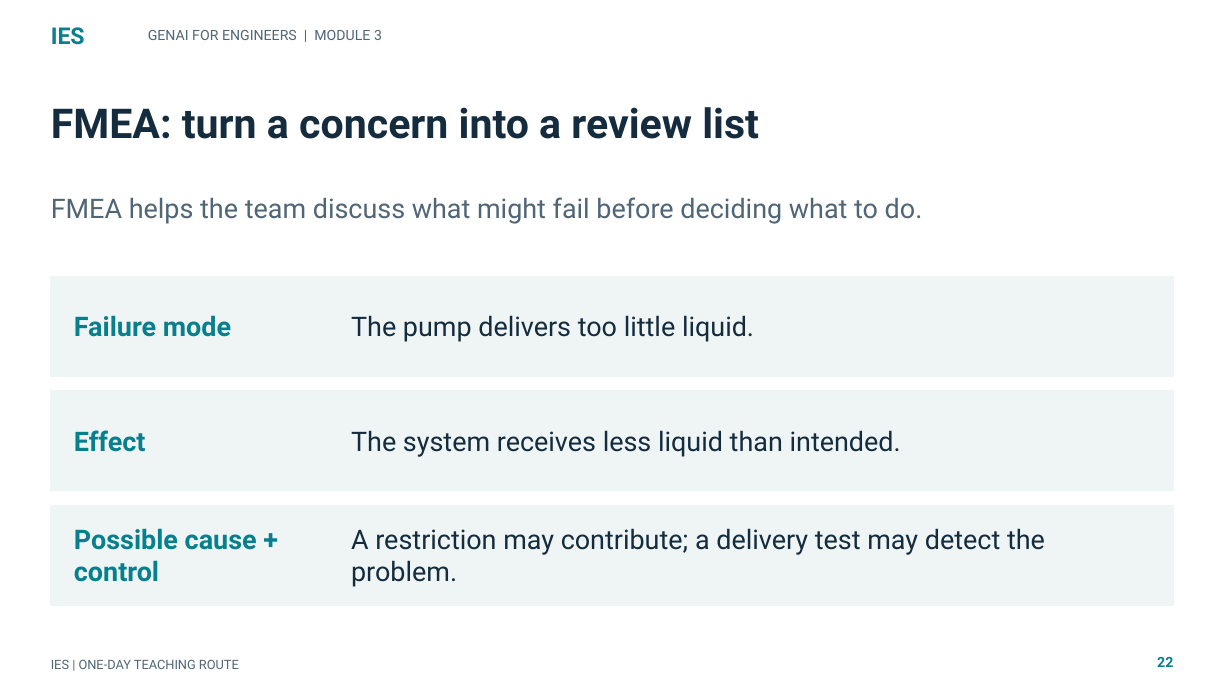
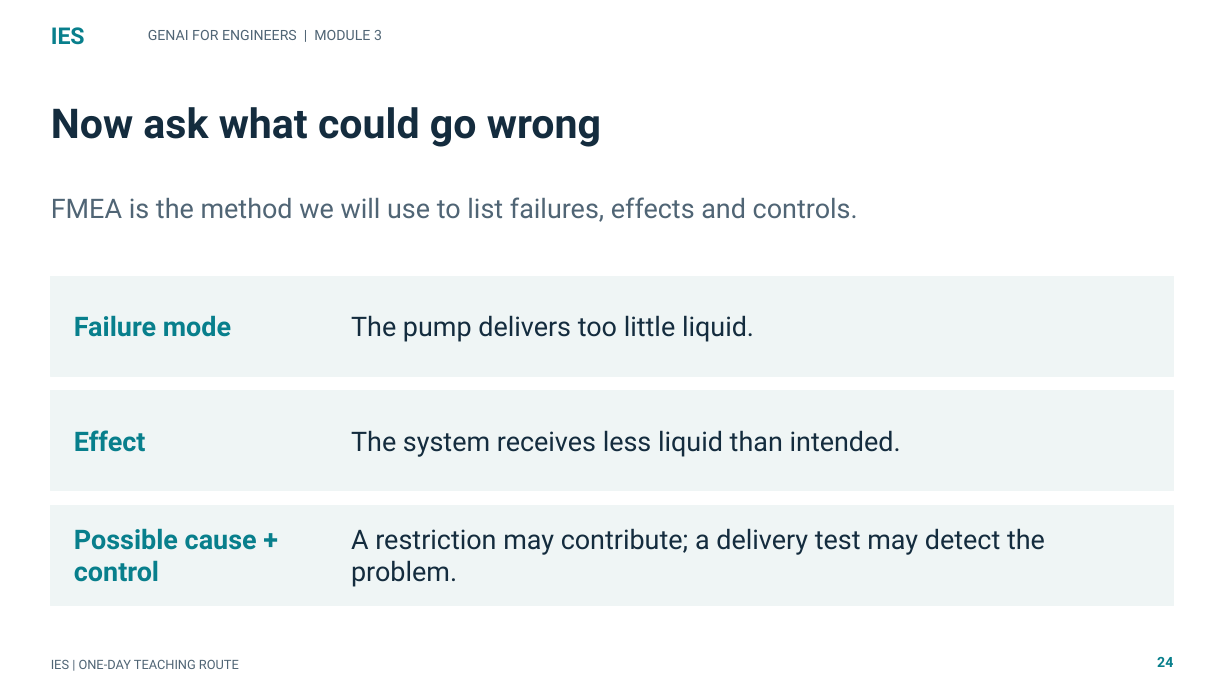
Before and after one commit to tertiarycourses/IES-GenAI-for-Engineers, a slide deck: slide 24 of courseware/Slides/IES-GenAI-for-Engineers.pptx (slide 22 before the commit). Drawn at 1232x693 pixels with LibreOffice and Linux fonts; fonts in the diff are those of the drawing. Boxes give left, top, right and bottom in pixels: in the first picture for what was removed or moved away, otherwise in the second. Text is boxed around its words. In the diff, an @@ line names an element or a change of style, - is before the commit and + after.

Commit message:
Clarify SPC FMEA DMAIC teaching flow

```diff
--- a/courseware/Slides/IES-GenAI-for-Engineers.pptx
+++ b/courseware/Slides/IES-GenAI-for-Engineers.pptx
@@ text at (x1=51, y1=107, x2=601, y2=147): text changed @@
-FMEA: turn a concern into a review list
+Now ask what could go wrong
@@ text at (x1=51, y1=197, x2=858, y2=222): text changed @@
-FMEA helps the team discuss what might fail before deciding what to do.
+FMEA is the method we will use to list failures, effects and controls.
@@ text at (x1=1157, y1=657, x2=1173, y2=667): text changed @@
-22
+24
```
Also in this commit, not shown: 145 other slides changed, 6 slides added, 5 other files.
